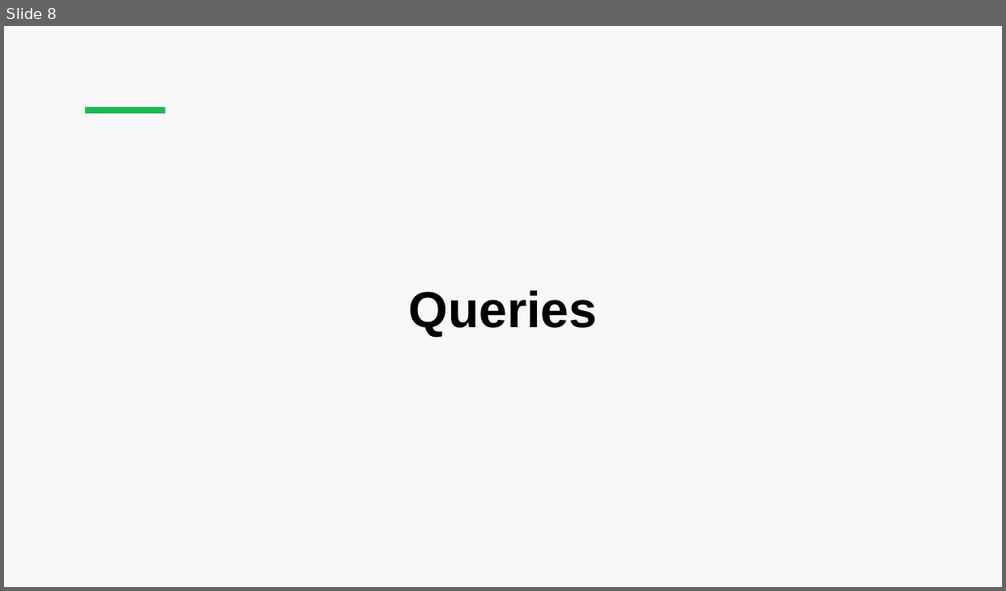
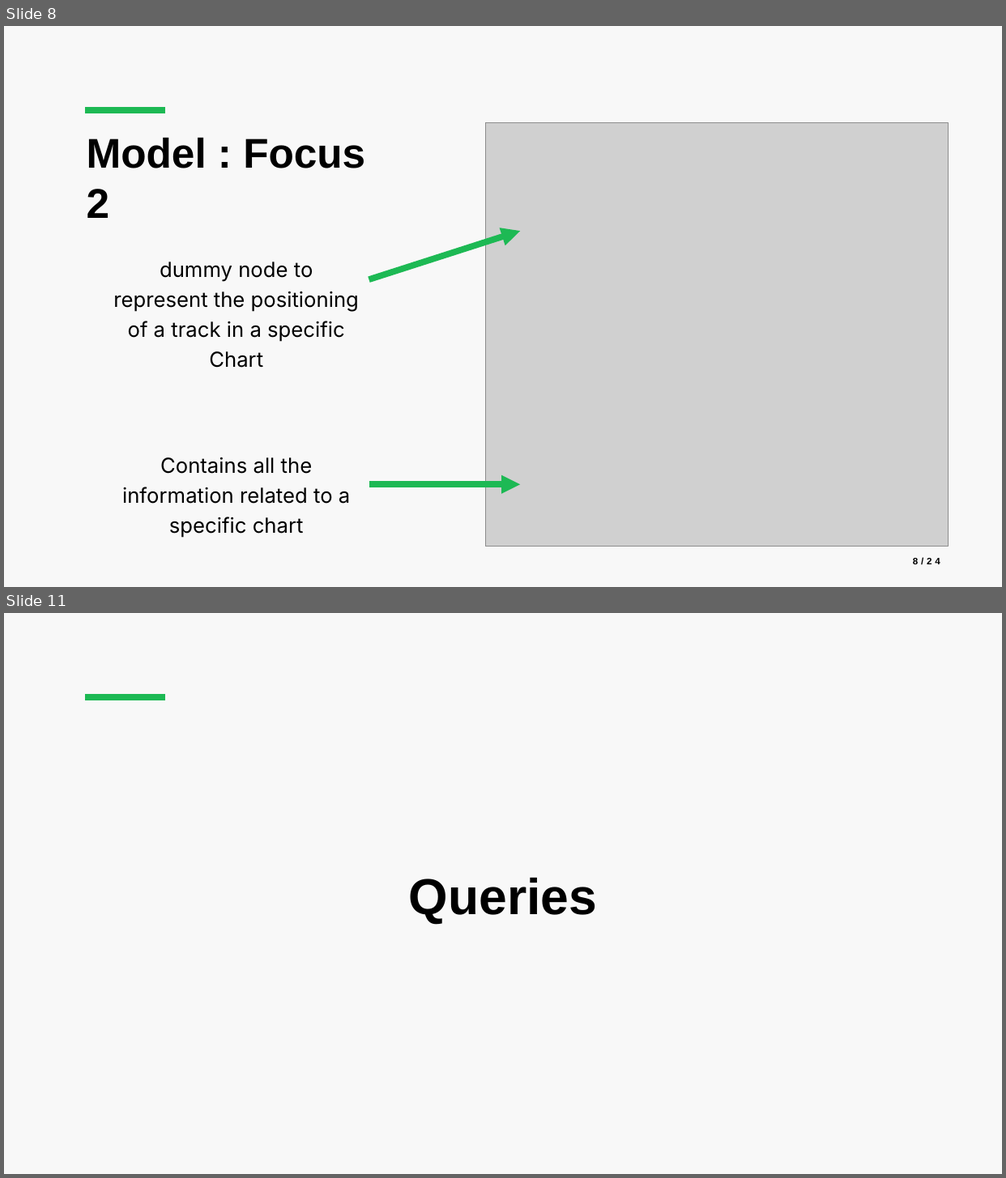
Before and after one commit to luca-martinelli-09/spotify-lod, a slide deck: slides/Spotify_Presentation.pptx. Shown one above the other, each under a label of ours: slide 8 before the commit, slides 8 and 11 after it; the slides between them are not shown. The pictures are 1006x591 and 1006x1178 pixels, drawn with LibreOffice and Linux fonts; fonts in the diff are those of the drawing; grey boxes stand for pictures. Boxes give left, top, right and bottom in pixels: in the first picture for what was removed or moved away, otherwise in the second. Text is boxed around its words. In the diff, an @@ line names an element or a change of style, - is before the commit and + after.

Commit message:
updated slides

```diff
--- a/slides/Spotify_Presentation.pptx
+++ b/slides/Spotify_Presentation.pptx
@@ slide 8 added at (4,26,1002,587), background #F8F8F8; not listed: 1 template element that a slide beside it also shows @@
@@ title added at (87,137,365,218), 40 pt, text #000000, bold @@
+Model : Focus 2
@@ picture added at (485,123,948,546) @@
@@ arrow added from (369, 280) to (521, 231), #1DB954 6 pt @@
@@ text added at (113,262,359,341), 20 pt, text #000000 @@
+dummy node to represent the positioning of a track in a specific Chart
@@ text added at (122,457,350,538), 20 pt, text #000000 @@
+Contains all the information related to a specific chart
@@ arrow added from (369, 485) to (521, 485), #1DB954 6 pt @@
@@ page number added at (913,557,940,565), 9 pt, text #000000, bold @@
+8/24
@@ what was slide 8 is now slide 11 @@
```
Also in this commit, not shown: 3 slides changed, 2 other slides added, 1 other file.
